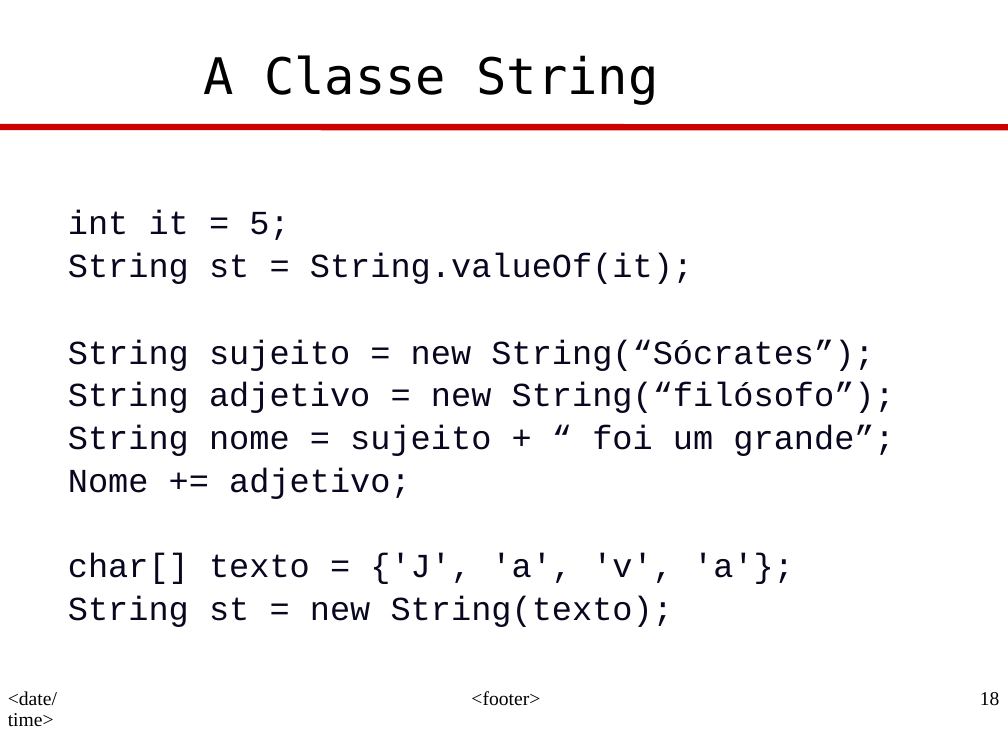
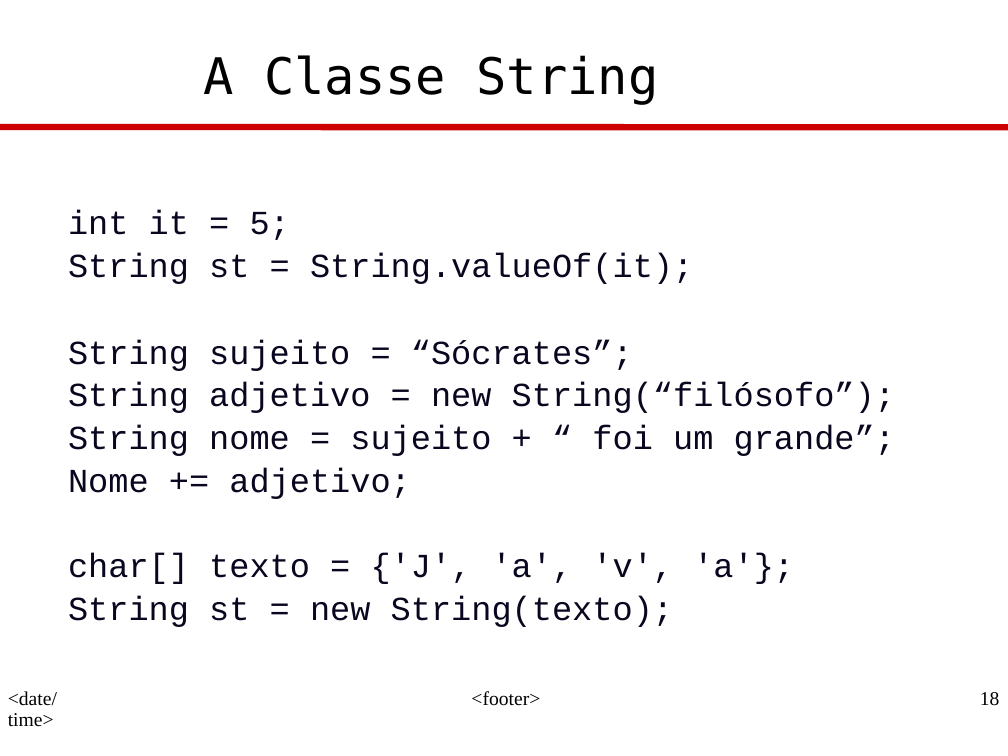
Before and after one commit to eaoliveira/DSJ-N1602, a slide deck: slide 18 of Professor/src/fundamentos/JavaProg-2-Fundamentos.ppt. Drawn at 1008x756 pixels with LibreOffice and Linux fonts; fonts in the diff are those of the drawing; background and template pictures are left out. Boxes give left, top, right and bottom in pixels: in the first picture for what was removed or moved away, otherwise in the second. Text is boxed around its words. In the diff, an @@ line names an element or a change of style, - is before the commit and + after.

```diff
--- a/Professor/src/fundamentos/JavaProg-2-Fundamentos.ppt
+++ b/Professor/src/fundamentos/JavaProg-2-Fundamentos.ppt
@@ text at (68, 339, 633, 371): text changed @@
-String sujeito = new String(“Sócrates”);
+String sujeito = “Sócrates”;
```
Also in this commit, not shown: 7 other slides changed, 2 other files.
